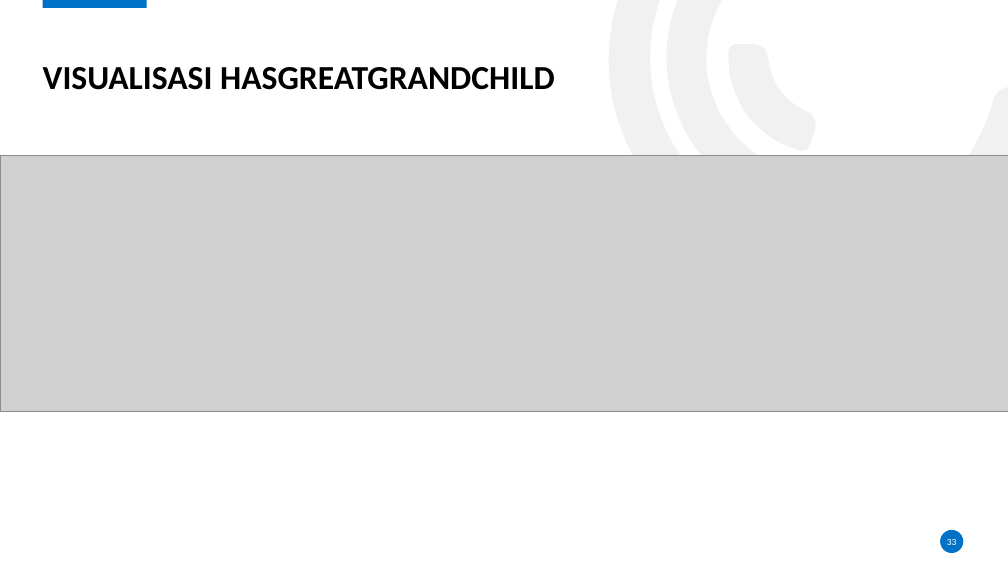
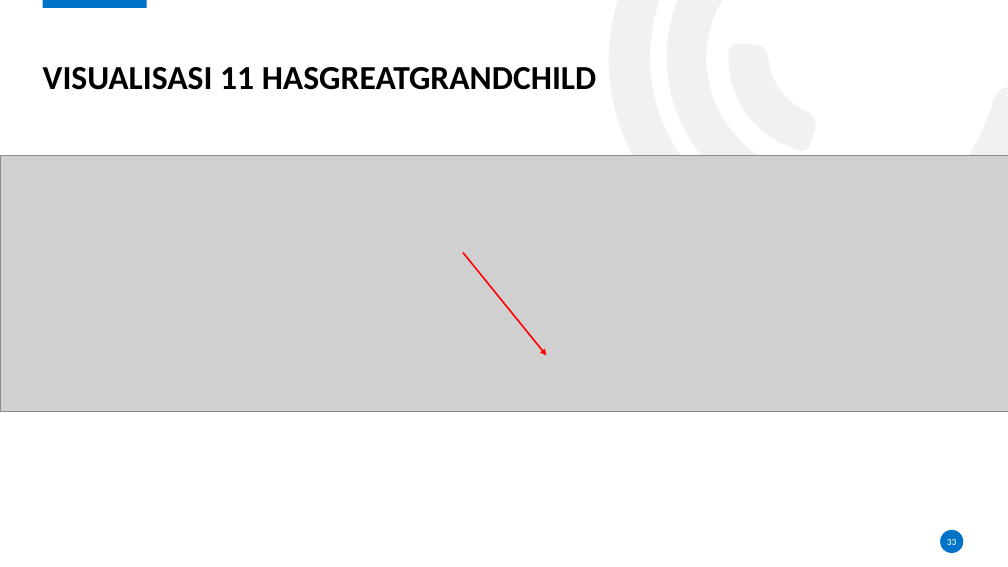
Before and after one commit to karyoutomoo/The-Tree-of-Heroes, a slide deck: slide 33 of 05111540000007-Faiq-Presentasi.pptx. Drawn at 1008x567 pixels with LibreOffice and Linux fonts; fonts in the diff are those of the drawing; grey boxes stand for pictures; background and template pictures are left out. Boxes give left, top, right and bottom in pixels: in the first picture for what was removed or moved away, otherwise in the second. Text is boxed around its words. In the diff, an @@ line names an element or a change of style, - is before the commit and + after.

```diff
--- a/05111540000007-Faiq-Presentasi.pptx
+++ b/05111540000007-Faiq-Presentasi.pptx
@@ title at box(43, 67, 597, 90): text changed @@
-VISUALISASI HASGREATGRANDCHILD
+VISUALISASI 11 HASGREATGRANDCHILD
@@ arrow added from (463, 253) to (547, 355), #FF0000 1.5 pt @@
```
Also in this commit, not shown: 30 other slides changed, 1 other file.
